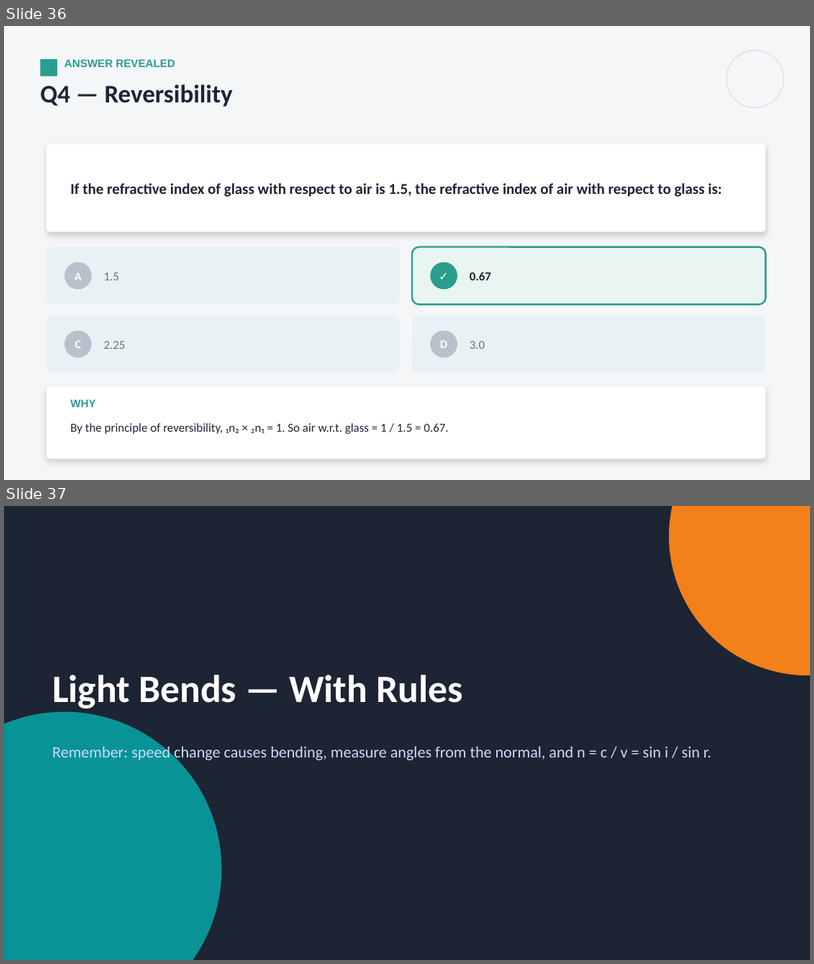
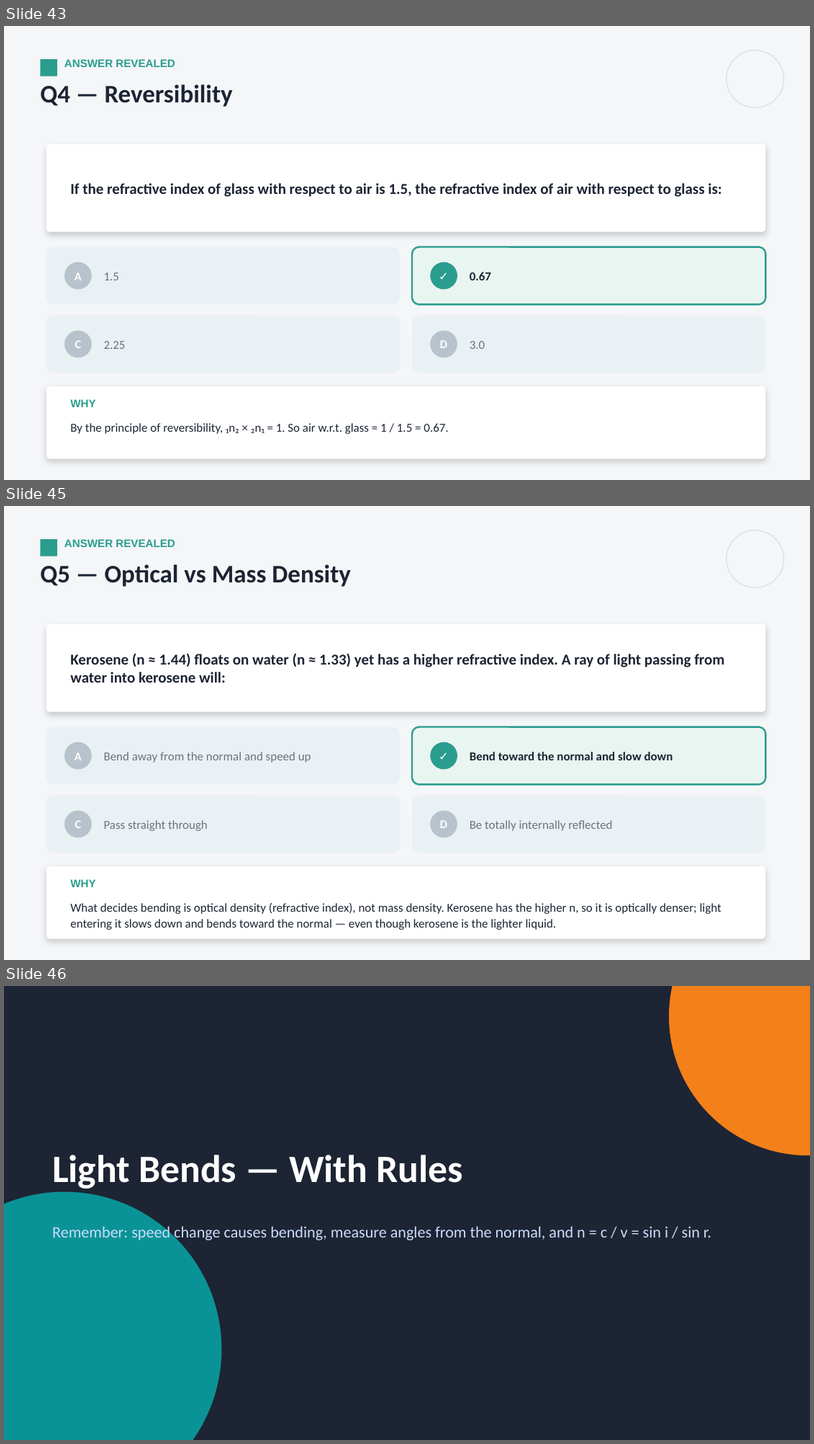
Before and after one commit to parmeshwars2911/MyFirstAR, a slide deck: ppt/Grade10/G10_S34_Refraction_at_Plane_Surfaces_1.pptx. Shown one above the other, each under a label of ours: slides 36 and 37 before the commit, slides 43, 45 and 46 after it; the slides between them are not shown. The pictures are 814x964 and 814x1444 pixels, drawn with LibreOffice and Linux fonts; fonts in the diff are those of the drawing. Boxes give left, top, right and bottom in pixels: in the first picture for what was removed or moved away, otherwise in the second. Text is boxed around its words. In the diff, an @@ line names an element or a change of style, - is before the commit and + after.

```diff
--- a/ppt/Grade10/G10_S34_Refraction_at_Plane_Surfaces_1.pptx
+++ b/ppt/Grade10/G10_S34_Refraction_at_Plane_Surfaces_1.pptx
@@ slide 45 added at [4,506,810,960], background #F4F6F8 @@
@@ rectangle added at [40,539,57,556], fill #2A9D8F @@
@@ text added at [64,539,175,547], 13 pt, text #2A9D8F, bold @@
+ANSWER REVEALED
@@ ellipse added at [727,530,784,587], outline #DDE2E8 1.25 pt @@
@@ text added at [40,564,351,587], 30 pt, text #1D2433, bold @@
+Q5 — Optical vs Mass Density
@@ rounded rectangle added at [46,624,766,712], fill #FFFFFF @@
@@ text added at [70,653,725,682], 18 pt, text #1D2433, bold @@
+Kerosene (n ≈ 1.44) floats on water (n ≈ 1.33) yet has a higher refractive index. A ray of light passing from water into kerosene will:
@@ rounded rectangle added at [46,727,400,784], fill #EAF1F4 @@
@@ ellipse added at [64,742,92,769], fill #B7C2CC @@
@@ rounded rectangle added at [412,727,766,784], fill #E9F5F0, outline #2A9D8F 2 pt @@
@@ ellipse added at [430,742,458,769], fill #2A9D8F @@
@@ text added at [430,742,458,769], 14 pt, text #FFFFFF, bold @@
+✓
@@ text added at [75,752,82,760], 14 pt, text #FFFFFF, bold @@
+A
@@ text added at [104,752,311,762], 14.5 pt, text #6B7280 @@
+Bend away from the normal and speed up
@@ text added at [470,752,674,760], 14.5 pt, text #1D2433, bold @@
+Bend toward the normal and slow down
@@ rounded rectangle added at [46,795,400,852], fill #EAF1F4 @@
@@ rounded rectangle added at [412,795,766,852], fill #EAF1F4 @@
@@ ellipse added at [64,811,92,837], fill #B7C2CC @@
@@ text added at [75,820,82,828], 14 pt, text #FFFFFF, bold @@
+C
@@ text added at [104,820,208,831], 14.5 pt, text #6B7280 @@
+Pass straight through
@@ ellipse added at [430,811,458,837], fill #B7C2CC @@
@@ text added at [440,820,448,828], 14 pt, text #FFFFFF, bold @@
+D
@@ text added at [470,820,612,831], 14.5 pt, text #6B7280 @@
+Be totally internally reflected
@@ rounded rectangle added at [46,866,766,939], fill #FFFFFF @@
@@ text added at [70,879,95,887], 13 pt, text #2A9D8F, bold @@
+WHY
@@ text added at [70,903,722,929], 14.5 pt, text #1D2433 @@
+What decides bending is optical density (refractive index), not mass density. Kerosene has the higher n, so it is optically denser; light entering it slows down and bends toward the normal — even though kerosene is the lighter liquid.
@@ what was slide 36 is now slide 43 @@
@@ what was slide 37 is now slide 46 @@
```
Also in this commit, not shown: 2 slides changed, 8 other slides added, 3 other files.
